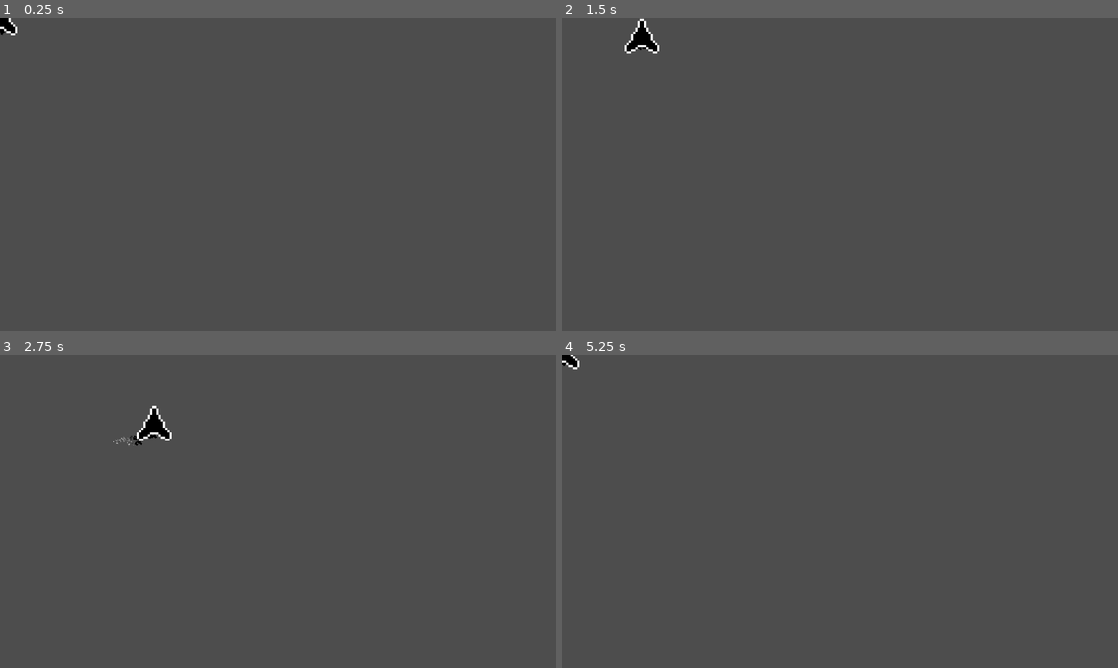
Above: before the commit, frames 1-4 (two rows, left to right).
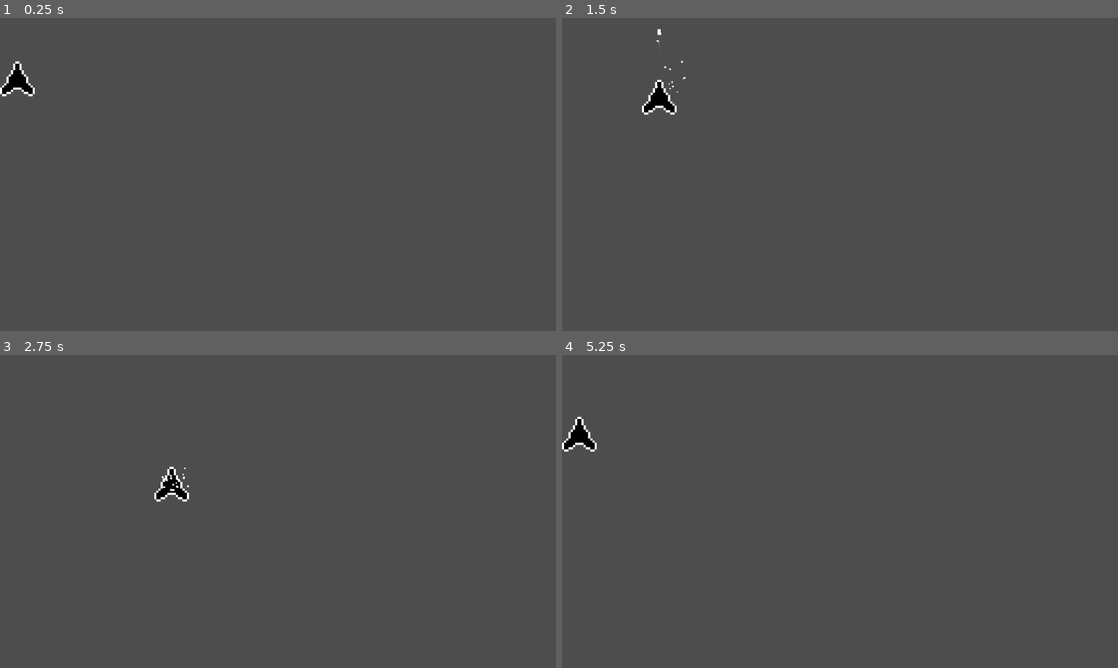
Above: after the commit, the same moments.

Repository: Naut-Astro/InvasorEspacial
Game: Godot game, scene res://Cenas/invader.tscn
Same seed, same stepped clock (60 frames per second), same inputs: the game is played once before the commit and once after it. This scene is started directly instead of the project's main scene.
Inputs:
- Up to frame 1 (0.25 s): no input
- Up to frame 2 (1.5 s): tap Enter at 0.5 s; hold D (Right) 0.53-1.28 s; hold Z (Shoot) 0.53-1.28 s; hold S (Down) from 1.28 s (still down); tap Z (Shoot) at 1.35 s
- Up to frame 3 (2.75 s): release S (Down) at 2.03 s; hold D (Right) from 2.03 s (still down); hold Z (Shoot) from 2.03 s (still down)
- Up to frame 4 (5.25 s): release D (Right) at 2.78 s; release Z (Shoot) at 2.78 s; hold W (Up) 2.78-3.53 s; tap Z (Shoot) at 2.85, 4.35 s; hold Z (Shoot) 3.53-4.28 s; hold A (Left) 3.53-5.03 s; hold S (Down) from 5.03 s (still down); hold Z (Shoot) from 5.03 s (still down)

The runs differ from the first frame. In frame 1, 0.5% of the frame differs, in the area x 0-7%, y 0-26%; in frame 2, 0.8%; in frame 3, 0.8%, in the area x 20-34%, y 16-47%; in frame 4, 0.5%.

Commit message:
Tiro Carregado + Partículas
Adicionado um tempo de recarga entre um tiro e outro;

Adicionado um tiro carregado;

Adicionadas partículas para sinalizar ambos o carregamento e a finalização da carga do tiro carregado;

Diff:
--- a/Cenas/ship_sprite.tscn
+++ b/Cenas/ship_sprite.tscn
@@ -1,9 +1,11 @@
-[gd_scene load_steps=5 format=3 uid="uid://cuvibs4p4eumo"]
+[gd_scene load_steps=7 format=3 uid="uid://cuvibs4p4eumo"]
 
 [ext_resource type="Texture2D" uid="uid://db8tgn24k4uv4" path="res://Assets/Sprites/ShipOutline.png" id="1_6g1qh"]
 [ext_resource type="Script" uid="uid://cbi3b48hbndad" path="res://Scripts/ship_sprite.gd" id="1_af28i"]
 [ext_resource type="Texture2D" uid="uid://15hyw354fusg" path="res://Assets/Sprites/ShipInside.png" id="2_af28i"]
 [ext_resource type="PackedScene" uid="uid://cgqjw2k1gvvoy" path="res://Recursos/Smoke/smokelineparticle.res" id="2_cmmev"]
+[ext_resource type="Material" uid="uid://c1ejb1n1gayqd" path="res://Recursos/Charge/chargingprocessmaterial.tres" id="3_sc42d"]
+[ext_resource type="Material" uid="uid://c2skaoxskig5f" path="res://Recursos/Charge/chargedprocessmaterial.tres" id="4_7ey5o"]
 
 [node name="ShipSprite" type="Node2D"]
 script = ExtResource("1_af28i")
@@ -11,6 +13,7 @@
 [node name="ParticlesParent" type="Node2D" parent="."]
 
 [node name="leftSmoke" parent="ParticlesParent" instance=ExtResource("2_cmmev")]
+visible = false
 position = Vector2(-6, 8.5)
 amount = 19
 lifetime = 0.13
@@ -18,6 +21,7 @@
 explosiveness = 0.05
 
 [node name="rightSmoke" parent="ParticlesParent" instance=ExtResource("2_cmmev")]
+visible = false
 position = Vector2(6, 8.5)
 amount = 19
 lifetime = 0.13
@@ -25,6 +29,7 @@
 explosiveness = 0.05
 
 [node name="centerSmoke" type="Node2D" parent="ParticlesParent"]
+visible = false
 position = Vector2(0, 5.5)
 
 [node name="1" parent="ParticlesParent/centerSmoke" instance=ExtResource("2_cmmev")]
@@ -41,6 +46,24 @@
 speed_scale = 0.95
 explosiveness = 0.05
 
+[node name="chargeEffects" type="Node2D" parent="ParticlesParent"]
+
+[node name="chargingSparkle" type="GPUParticles2D" parent="ParticlesParent/chargeEffects"]
+z_index = 2
+emitting = false
+amount = 19
+lifetime = 0.43
+process_material = ExtResource("3_sc42d")
+
+[node name="chargedSparkle" type="GPUParticles2D" parent="ParticlesParent/chargeEffects"]
+z_index = 1
+emitting = false
+amount = 39
+lifetime = 0.35
+one_shot = true
+explosiveness = 0.9
+process_material = ExtResource("4_7ey5o")
+
 [node name="Outline" type="Sprite2D" parent="."]
 texture_filter = 1
 texture = ExtResource("1_6g1qh")
--- a/Cenas/tiro.tscn
+++ b/Cenas/tiro.tscn
@@ -25,5 +25,4 @@
 
 [node name="CollisionShape2D" type="CollisionShape2D" parent="."]
 position = Vector2(-5.96046e-08, 9.53674e-08)
-scale = Vector2(1, 1)
 shape = SubResource("RectangleShape2D_po8pd")
--- a/Cenas/tiro_carregado.tscn
+++ b/Cenas/tiro_carregado.tscn
@@ -1,6 +1,7 @@
-[gd_scene load_steps=6 format=3 uid="uid://hcvgpaj51ld4"]
+[gd_scene load_steps=7 format=3 uid="uid://hcvgpaj51ld4"]
 
 [ext_resource type="Texture2D" uid="uid://bpoagj38ti6yf" path="res://Assets/Sprites/TiroCarregado.png" id="1_236a6"]
+[ext_resource type="Script" uid="uid://dbe6cb3eblyct" path="res://Scripts/shot_behaviour.gd" id="1_hy60v"]
 [ext_resource type="Script" uid="uid://cnkaeni1jtsgi" path="res://Scripts/shot_sprite.gd" id="2_l7bbw"]
 [ext_resource type="PackedScene" uid="uid://df3akxpxcdavy" path="res://Recursos/Bullet/bullettrailparticle.res" id="3_o8iiv"]
 [ext_resource type="Material" uid="uid://cndmdkn73scev" path="res://Recursos/Bullet/chargedbulletprocessmaterial.tres" id="4_hy60v"]
@@ -11,6 +12,7 @@
 [node name="TiroCarregado" type="Area2D"]
 z_index = 1
 scale = Vector2(5, 5)
+script = ExtResource("1_hy60v")
 
 [node name="Sprite2D" type="Sprite2D" parent="."]
 texture_filter = 1
--- /dev/null
+++ b/Recursos/Charge/chargedprocessmaterial.tres
@@ -0,0 +1,30 @@
+[gd_resource type="ParticleProcessMaterial" load_steps=5 format=3 uid="uid://c2skaoxskig5f"]
+
+[sub_resource type="Curve" id="Curve_ss5mt"]
+_limits = [-360.0, 360.0, 0.0, 1.0]
+_data = [Vector2(0, 1), 0.0, 0.0, 0, 0, Vector2(1, 1), 0.0, 0.0, 0, 0]
+point_count = 2
+
+[sub_resource type="CurveTexture" id="CurveTexture_85foy"]
+curve = SubResource("Curve_ss5mt")
+
+[sub_resource type="Curve" id="Curve_6he16"]
+_data = [Vector2(0, 1), 0.0, 0.0, 0, 0, Vector2(0.435185, 0.775281), 0.0, 0.0, 0, 0, Vector2(0.782407, 0), 0.0, 0.0, 0, 0]
+point_count = 3
+
+[sub_resource type="CurveTexture" id="CurveTexture_n3alg"]
+curve = SubResource("Curve_6he16")
+
+[resource]
+particle_flag_disable_z = true
+angle_min = 5.00001
+angle_max = 85.0
+angle_curve = SubResource("CurveTexture_85foy")
+inherit_velocity_ratio = 1.0
+spread = 180.0
+initial_velocity_min = 73.5
+initial_velocity_max = 95.0
+gravity = Vector3(0, 0, 0)
+scale_min = 10.0
+scale_max = 10.0
+scale_curve = SubResource("CurveTexture_n3alg")
--- /dev/null
+++ b/Recursos/Charge/chargingprocessmaterial.tres
@@ -0,0 +1,26 @@
+[gd_resource type="ParticleProcessMaterial" load_steps=3 format=3 uid="uid://c1ejb1n1gayqd"]
+
+[sub_resource type="Curve" id="Curve_f1lpe"]
+_limits = [0.0, 1.0, 0.0, 1.4]
+_data = [Vector2(0, 1), 0.0, 0.0, 0, 0, Vector2(0.602778, 0.797753), 0.0, 0.0, 0, 0, Vector2(1.4, 0), 0.0, 0.0, 0, 0]
+point_count = 3
+
+[sub_resource type="CurveTexture" id="CurveTexture_cpm8n"]
+curve = SubResource("Curve_f1lpe")
+
+[resource]
+particle_flag_disable_z = true
+emission_shape_offset = Vector3(0, 0.5, 0)
+emission_shape = 3
+emission_box_extents = Vector3(7, 6, 1)
+angle_min = 5.00001
+angle_max = 85.0
+inherit_velocity_ratio = 1.0
+orbit_velocity_min = 0.0200001
+orbit_velocity_max = 0.18
+radial_velocity_min = -15.0
+radial_velocity_max = -15.0
+gravity = Vector3(0, 0, 0)
+scale_min = 5.0
+scale_max = 5.0
+scale_curve = SubResource("CurveTexture_cpm8n")
--- a/Scripts/playercontroller.gd
+++ b/Scripts/playercontroller.gd
@@ -8,14 +8,22 @@
 
 var speed := 245
 var dir
-var chargethreshold := 0.5
+
+var chargethreshold := 0.25
 var fullchargetime := 1.35
+var shotcooldown := 0.0
+var canshoot := true
+var autofire := false
+var shotbuttonheld := false
+var charging := false
+var chargetime := 0.0
+var sparkledonce := false
 
 
-func _process(_delta: float) -> void:
+func _process(delta: float) -> void:
 	movement()
 	activateparticles()
-	shoot()
+	shoot(delta)
 
 
 func movement() -> void:
@@ -31,14 +39,75 @@
 		velocity.y = velocity.y - 35
 
 	move_and_slide()
+	applybounds()
 
 
+func applybounds():
+	position.x = clamp(position.x, 40, GlobalScreenCfg.currentres.x - 40)
+	position.y = clamp(position.y, 140, GlobalScreenCfg.currentres.y - 40)
+
 func activateparticles() -> void:
-	sprite.dynamicparticles(dir)
+	sprite.smokeparticles(dir)
 
 
-func shoot() -> void:
-	if Input.is_action_just_pressed("Shoot"):
-		var shot = SHOT.instantiate()
-		shot.global_position = gun.global_position
-		add_sibling(shot)
+func shoot(delta) -> void:
+	if not autofire:
+		shotcooldown -= delta
+		if shotcooldown <= 0:
+			canshoot = true
+
+		if Input.is_action_just_pressed("Shoot"):
+			shotbuttonheld = true
+			chargetime = 0.0
+
+
+		if shotbuttonheld and Input.is_action_pressed("Shoot"):
+			chargetime += delta
+
+			if chargetime >= chargethreshold:
+				chargingeffects(true)
+				if not charging:
+					charging = true
+
+
+		if Input.is_action_just_released("Shoot") and shotbuttonheld and canshoot:
+			if charging and chargetime + chargethreshold >= fullchargetime:
+				chargeshot()
+				shotcooldown = 0.35
+				pass
+			else:
+				quickshot()
+				shotcooldown = 0.2
+				pass
+
+
+			charging = false
+			shotbuttonheld = false
+			canshoot = false
+			sparkledonce = false
+			chargingeffects(false)
+
+
+
+func chargingeffects(active: bool):
+	if active:
+		if chargetime + chargethreshold < fullchargetime:
+			sprite.chargingsparkle.emitting = true
+		elif sparkledonce == false:
+			sprite.chargingsparkle.emitting = false
+			sprite.chargedsparkle.emitting = true
+			sparkledonce = true
+	else:
+		sprite.chargingsparkle.emitting = false
+		sprite.chargedsparkle.emitting = false
+
+func chargeshot():
+	var bs = BIGSHOT.instantiate()
+	bs.global_position = gun.global_position
+	add_sibling(bs)
+
+
+func quickshot():
+	var qs = SHOT.instantiate()
+	qs.global_position = gun.global_position
+	add_sibling(qs)
--- a/Scripts/ship_sprite.gd
+++ b/Scripts/ship_sprite.gd
@@ -3,6 +3,9 @@
 const SMALLSMOKESPEED: float = 0.95
 const BIGSMOKESPEED: float = 0.95
 const BIGSMOKELIFETIME: float = 0.35
+
+@onready var chargingvfx = preload("res://Recursos/Charge/chargingprocessmaterial.tres")
+@onready var chargedvfx = preload("res://Recursos/Charge/chargedprocessmaterial.tres")
 
 @onready var outline: Sprite2D = $Outline
 @onready var fill: Sprite2D = $Fill
@@ -13,6 +16,10 @@
 @onready var csmoke1: GPUParticles2D = $"ParticlesParent/centerSmoke/1"
 @onready var csmoke2: GPUParticles2D = $"ParticlesParent/centerSmoke/2"
 
+@onready var chargingsparkle: GPUParticles2D = $ParticlesParent/chargeEffects/chargingSparkle
+@onready var chargedsparkle: GPUParticles2D = $ParticlesParent/chargeEffects/chargedSparkle
+
+
 
 func _ready() -> void:
 	SaveLoadManager._load()
@@ -22,6 +29,8 @@
 func updateColor():
 	fill.self_modulate = SaveLoadManager.savedata.shipfillcolor
 	outline.self_modulate = SaveLoadManager.savedata.shipoutlinecolor
+	chargingvfx.color = SaveLoadManager.savedata.shipshotcolor
+	chargedvfx.color = SaveLoadManager.savedata.shipshotcolor
 
 
 func _process(_delta: float) -> void:
@@ -41,7 +50,7 @@
 		SaveLoadManager._save()
 
 
-func dynamicparticles(dir: Vector2) -> void:
+func smokeparticles(dir: Vector2) -> void:
 	#Movimento horizontal ou dedicado pra cima
 	if dir.x < 0:
 		rsmoke.emitting = true
--- a/Scripts/shot_behaviour.gd
+++ b/Scripts/shot_behaviour.gd
@@ -2,7 +2,7 @@
 
 @onready var bullet_trail: GPUParticles2D = $Sprite2D/BulletTrail
 
-var speed: float = 435.5
+var speed: float = 415.5
 
 func _ready() -> void:
 	bullet_trail.emitting = true
